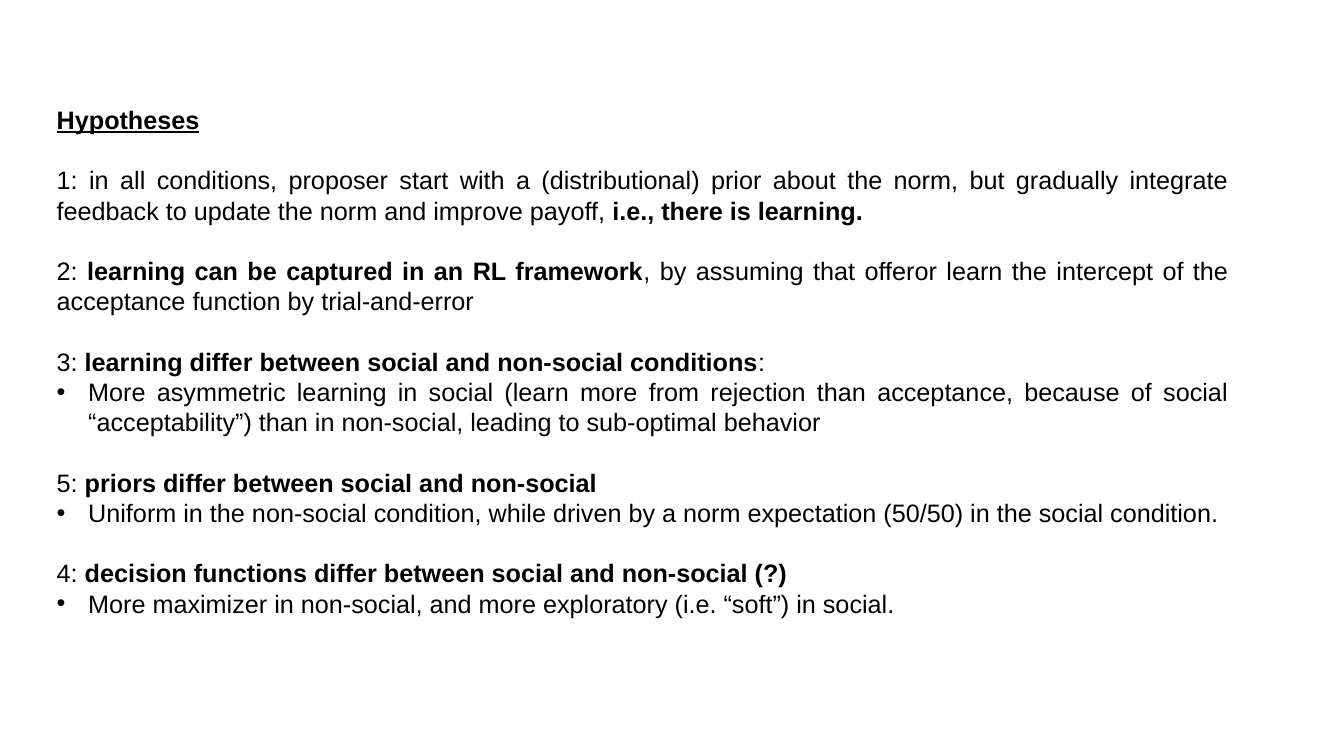
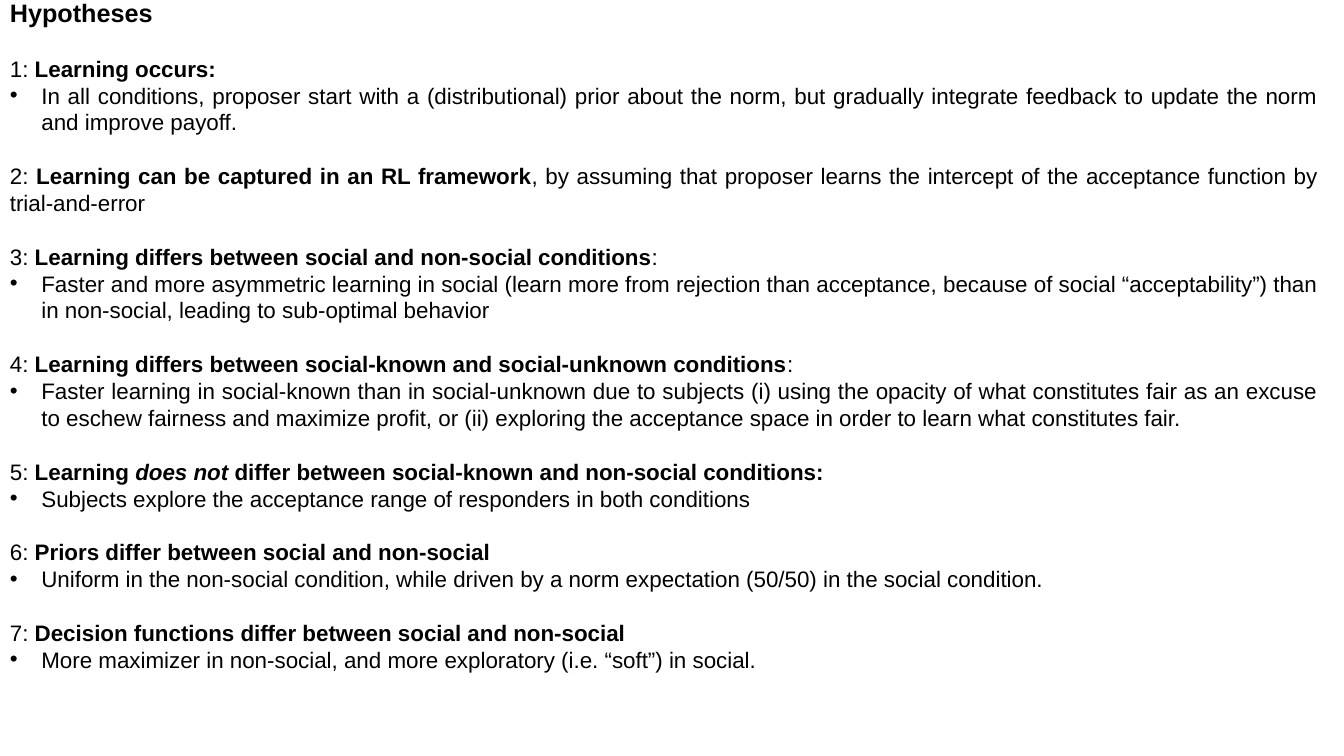
Before and after one commit to michaelrojekgiffin/RL, a slide deck: slide 16 of reports/Design_presentation_2017_10_27.pptx (slide 4 before the commit). Drawn at 1344x756 pixels with LibreOffice and Linux fonts; fonts in the diff are those of the drawing. Boxes give left, top, right and bottom in pixels: in the first picture for what was removed or moved away, otherwise in the second. Text is boxed around its words. In the diff, an @@ line names an element or a change of style, - is before the commit and + after.

Commit message:
working on powerpoint for UG

```diff
--- a/reports/Design_presentation_2017_10_27.pptx
+++ b/reports/Design_presentation_2017_10_27.pptx
@@ text "Hypotheses" moved from (x1=57, y1=110, x2=1228, y2=618) to (x1=10, y1=3, x2=1318, y2=673) @@
@@ text at (x1=10, y1=3, x2=1043, y2=673): underline off in "Hypotheses"; size 18 to 16 pt in "Uniform in the non-social condition, while driven ...", "More maximizer in non-social, and more exploratory ..." @@
@@ text at (x1=10, y1=60, x2=1318, y2=561): text changed; size 18 to 16 pt @@
-1: in all conditions, proposer start with a (distributional) prior about the norm, but gradually integrate feedback to update the norm and improve payoff, i.e., there is learning.
-2: learning can be captured in an RL framework, by assuming that offeror learn the intercept of the acceptance function by trial-and-error
-3: learning differ between social and non-social conditions:
-• More asymmetric learning in social (learn more from rejection than acceptance, because of social “acceptability”) than in non-social, leading to sub-optimal behavior
-5: priors differ between social and non-social
+1: Learning occurs:
+• In all conditions, proposer start with a (distributional) prior about the norm, but gradually integrate feedback to update the norm and improve payoff.
+2: Learning can be captured in an RL framework, by assuming that proposer learns the intercept of the acceptance function by trial-and-error
+3: Learning differs between social and non-social conditions:
+• Faster and more asymmetric learning in social (learn more from rejection than acceptance, because of social “acceptability”) than in non-social, leading to sub-optimal behavior
+4: Learning differs between social-known and social-unknown conditions:
+• Faster learning in social-known than in social-unknown due to subjects (i) using the opacity of what constitutes fair as an excuse to eschew fairness and maximize profit, or (ii) exploring the acceptance space in order to learn what constitutes fair.
+5: Learning does not differ between social-known and non-social conditions:
+• Subjects explore the acceptance range of responders in both conditions
+6: Priors differ between social and non-social
@@ text at (x1=10, y1=624, x2=625, y2=642): text changed; size 18 to 16 pt @@
-4: decision functions differ between social and non-social (?)
+7: Decision functions differ between social and non-social
```
Also in this commit, not shown: 3 other slides changed, 15 slides added, 40 other files.
